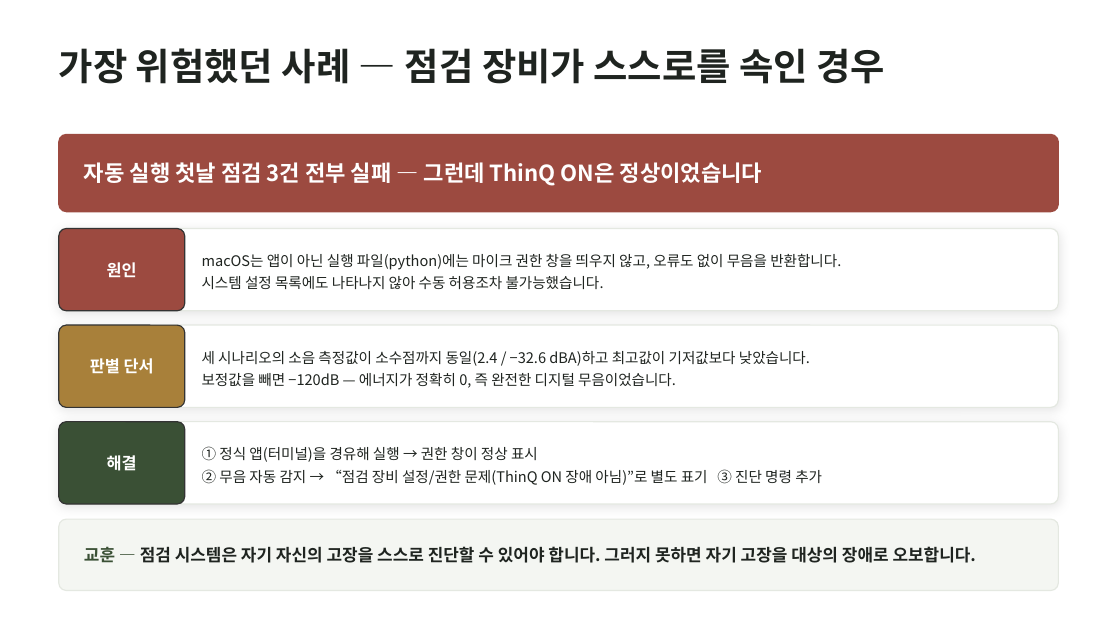
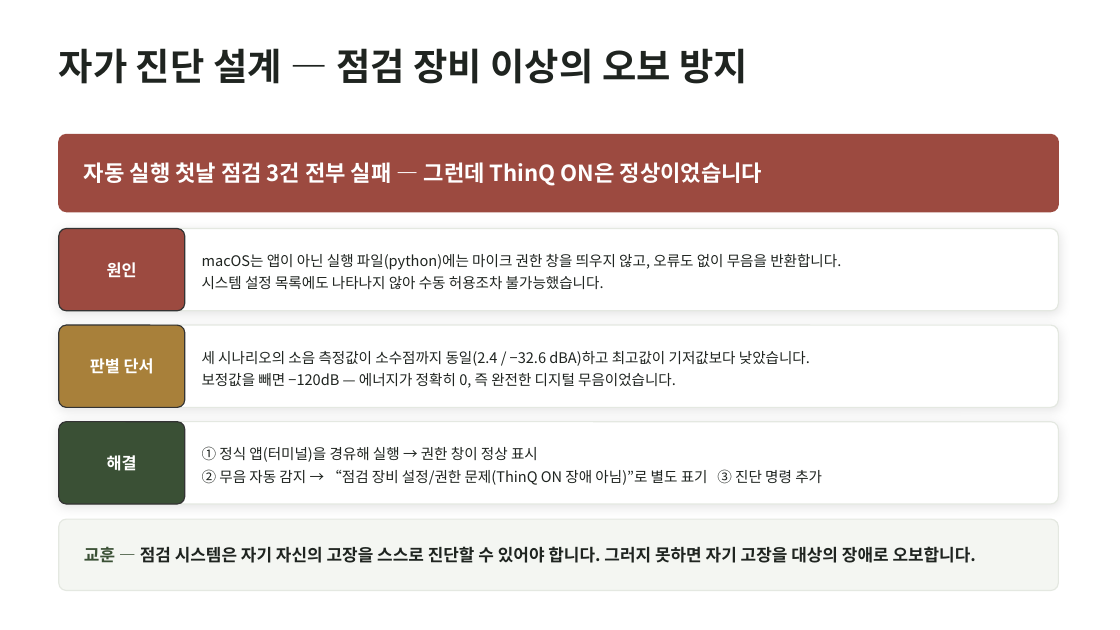
Before and after one commit to wonseok0415/wonseok-lab, a slide deck: slide 10 of thinqreal/fieldcheck/FieldCheck_진행보고_20260802.pptx. Drawn at 1120x630 pixels with LibreOffice and Linux fonts; fonts in the diff are those of the drawing. Boxes give left, top, right and bottom in pixels: in the first picture for what was removed or moved away, otherwise in the second. Text is boxed around its words. In the diff, an @@ line names an element or a change of style, - is before the commit and + after.

```diff
--- a/thinqreal/fieldcheck/FieldCheck_진행보고_20260802.pptx
+++ b/thinqreal/fieldcheck/FieldCheck_진행보고_20260802.pptx
@@ text at [59, 48, 748, 84]: text changed @@
-가장 위험했던 사례 — 점검 장비가 스스로를 속인 경우
+자가 진단 설계 — 점검 장비 이상의 오보 방지
```
Also in this commit, not shown: 11 other slides changed, 4 other files.
